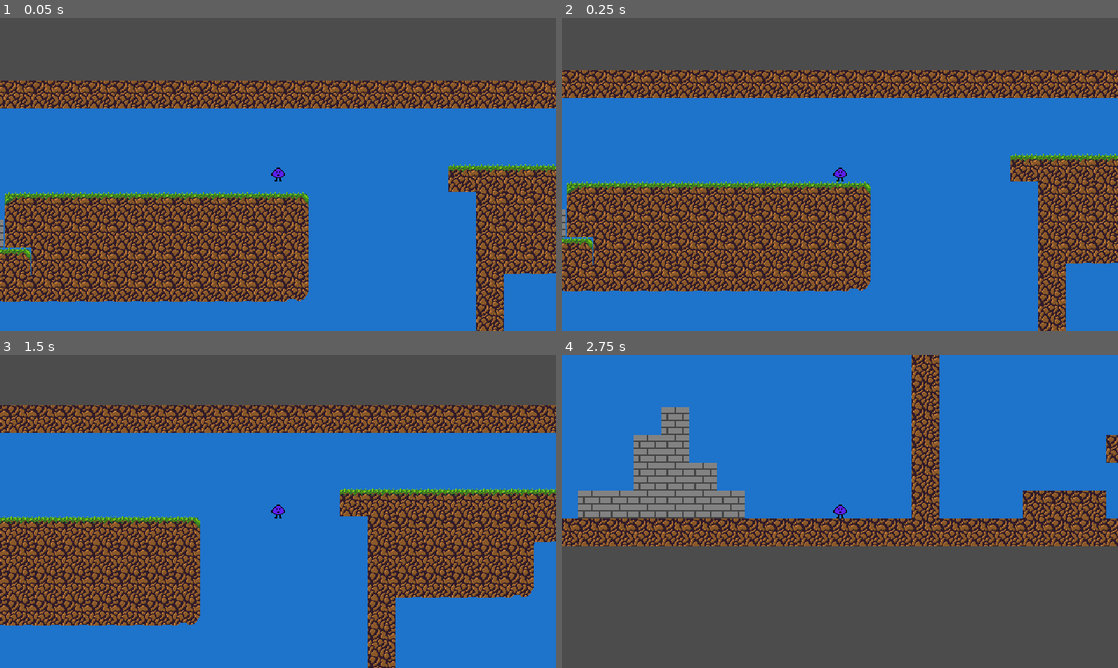
Above: before the commit, frames 1-4 (two rows, left to right).
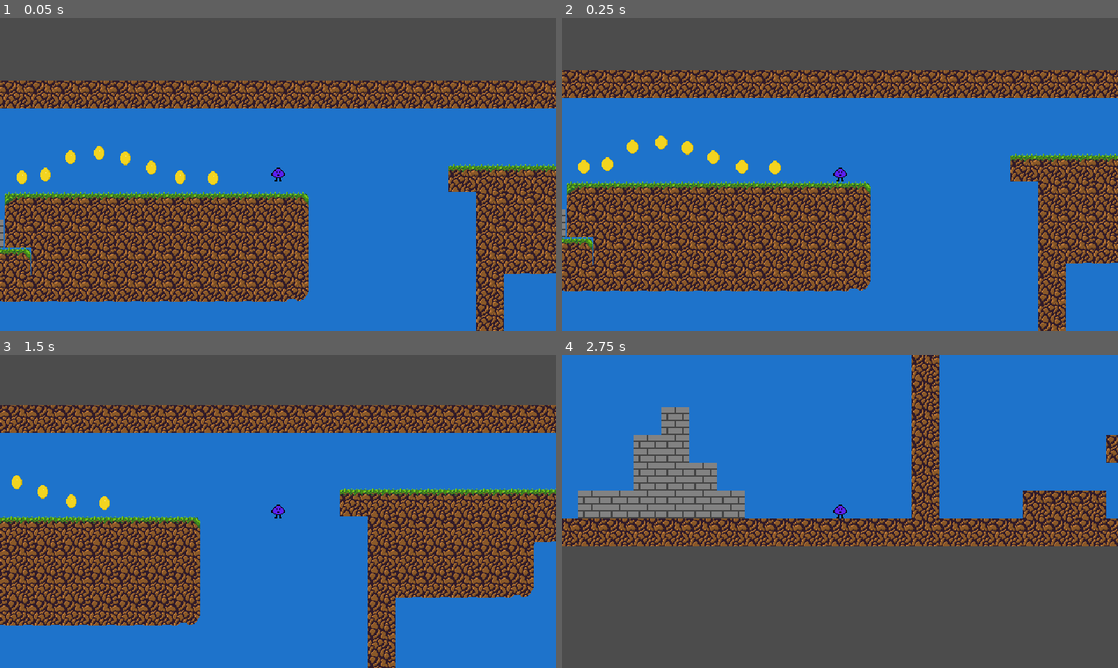
Above: after the commit, the same moments.

Repository: jonathanhirz/jumpa_godot
Game: Godot game, scene res://Scenes/Main.tscn
Two runs of this game, one before a commit and one after it. Both use one fixed random seed, a clock stepped at 60 frames per second and the inputs below. Before the commit the project starts from res://Main.tscn.
Inputs:
- Up to frame 1 (0.05 s): no input
- Up to frame 2 (0.25 s): no input
- Up to frame 3 (1.5 s): hold D (right) from 0.53 s (still down); tap Space (jump) at 0.77 s
- Up to frame 4 (2.75 s): tap Space (jump) at 1.52 s; release D (right) at 2.03 s; hold A (left) from 2.03 s (still down)

The runs differ from the first frame. In frame 1, 0.5% of the frame differs, in the area x 3-40%, y 40-54%; in frame 2, 0.6%, in the area x 2-40%, y 37-50%; in frame 3, 0.3%; in frame 4, nothing differs.

Commit message:
0.0.2 - added coins and sound. and organized

Diff:
--- /dev/null
+++ b/project/Code/Coin.gd
@@ -0,0 +1,12 @@
+extends Area2D
+
+var sound
+
+func _ready():
+	sound = $Sound
+
+
+func _on_Coin_body_entered( body ):
+	sound.play()
+	$AnimatedSprite.play("Collect")
+	$CollisionShape2D.disabled = true
--- a/project/GroundTiles.tres
+++ b/project/GFX/Tilesets/GroundTiles.tres
@@ -1,6 +1,7 @@
 [gd_resource type="TileSet" load_steps=3 format=2]
 
-[ext_resource path="res://TileSheet.png" type="Texture" id=1]
+[ext_resource path="res://GFX/Tilesets/TileSheet.png" type="Texture" id=1]
+
 
 [sub_resource type="RectangleShape2D" id=1]
 
--- /dev/null
+++ b/project/Scenes/Coin.tscn
@@ -0,0 +1,71 @@
+[gd_scene load_steps=13 format=2]
+
+[ext_resource path="res://Code/Coin.gd" type="Script" id=1]
+[ext_resource path="res://GFX/Coin/coin_0.png" type="Texture" id=2]
+[ext_resource path="res://GFX/Coin/coin_1.png" type="Texture" id=3]
+[ext_resource path="res://GFX/Coin/coin_2.png" type="Texture" id=4]
+[ext_resource path="res://GFX/Coin/coin_3.png" type="Texture" id=5]
+[ext_resource path="res://GFX/Coin/coin_4.png" type="Texture" id=6]
+[ext_resource path="res://GFX/Coin/coin_5.png" type="Texture" id=7]
+[ext_resource path="res://GFX/Coin/coin_6.png" type="Texture" id=8]
+[ext_resource path="res://GFX/Coin/coin_7.png" type="Texture" id=9]
+[ext_resource path="res://Audio/Coin.wav" type="AudioStream" id=10]
+
+
+
+[sub_resource type="SpriteFrames" id=1]
+
+animations = [ {
+"frames": [ ExtResource( 2 ), ExtResource( 3 ), ExtResource( 4 ), ExtResource( 5 ) ],
+"loop": true,
+"name": "Spin",
+"speed": 6.0
+}, {
+"frames": [ ExtResource( 6 ), ExtResource( 7 ), ExtResource( 8 ), ExtResource( 9 ) ],
+"loop": false,
+"name": "Collect",
+"speed": 5.0
+} ]
+
+[sub_resource type="RectangleShape2D" id=2]
+
+custom_solver_bias = 0.0
+extents = Vector2( 5, 8 )
+
+[node name="Coin" type="Area2D"]
+
+input_pickable = true
+gravity_vec = Vector2( 0, 1 )
+gravity = 98.0
+linear_damp = 0.1
+angular_damp = 1.0
+audio_bus_override = false
+audio_bus_name = "Master"
+script = ExtResource( 1 )
+
+[node name="AnimatedSprite" type="AnimatedSprite" parent="." index="0"]
+
+frames = SubResource( 1 )
+animation = "Spin"
+frame = 3
+playing = true
+
+[node name="CollisionShape2D" type="CollisionShape2D" parent="." index="1"]
+
+visible = false
+shape = SubResource( 2 )
+__meta__ = {
+"_edit_group_": true
+}
+
+[node name="Sound" type="AudioStreamPlayer2D" parent="." index="2"]
+
+stream = ExtResource( 10 )
+volume_db = 0.0
+autoplay = false
+max_distance = 2000.0
+attenuation = 1.0
+bus = "Master"
+area_mask = 1
+
+[connection signal="body_entered" from="." to="." method="_on_Coin_body_entered"]
--- a/project/Main.tscn
+++ b/project/Scenes/Main.tscn
@@ -1,8 +1,9 @@
-[gd_scene load_steps=4 format=2]
+[gd_scene load_steps=5 format=2]
 
-[ext_resource path="res://Main.gd" type="Script" id=1]
-[ext_resource path="res://GroundTiles.tres" type="TileSet" id=2]
-[ext_resource path="res://Player.tscn" type="PackedScene" id=3]
+[ext_resource path="res://Code/Main.gd" type="Script" id=1]
+[ext_resource path="res://GFX/Tilesets/GroundTiles.tres" type="TileSet" id=2]
+[ext_resource path="res://Scenes/Player.tscn" type="PackedScene" id=3]
+[ext_resource path="res://Scenes/Coin.tscn" type="PackedScene" id=4]
 
 [node name="Main" type="Node" index="0"]
 
@@ -85,3 +86,59 @@
 editor_draw_limits = false
 editor_draw_drag_margin = false
 _sections_unfolded = [ "Smoothing" ]
+
+[node name="Coins" type="Node2D" parent="." index="3"]
+
+editor/display_folded = true
+
+[node name="Coin" parent="Coins" index="0" instance=ExtResource( 4 )]
+
+position = Vector2( 625.532, 112.486 )
+
+[node name="Coin2" parent="Coins" index="1" instance=ExtResource( 4 )]
+
+position = Vector2( 587, 111 )
+
+[node name="Coin3" parent="Coins" index="2" instance=ExtResource( 4 )]
+
+position = Vector2( 554, 100 )
+
+[node name="Coin4" parent="Coins" index="3" instance=ExtResource( 4 )]
+
+position = Vector2( 524, 89 )
+
+[node name="Coin5" parent="Coins" index="4" instance=ExtResource( 4 )]
+
+position = Vector2( 494, 83 )
+
+[node name="Coin6" parent="Coins" index="5" instance=ExtResource( 4 )]
+
+position = Vector2( 461, 88 )
+
+[node name="Coin7" parent="Coins" index="6" instance=ExtResource( 4 )]
+
+position = Vector2( 432, 108 )
+
+[node name="Coin8" parent="Coins" index="7" instance=ExtResource( 4 )]
+
+position = Vector2( 405, 111 )
+
+[node name="Coin9" parent="Coins" index="8" instance=ExtResource( 4 )]
+
+position = Vector2( 114, 203 )
+
+[node name="Coin10" parent="Coins" index="9" instance=ExtResource( 4 )]
+
+position = Vector2( 48, 121 )
+
+[node name="Coin11" parent="Coins" index="10" instance=ExtResource( 4 )]
+
+position = Vector2( 70, 120 )
+
+[node name="Coin12" parent="Coins" index="11" instance=ExtResource( 4 )]
+
+position = Vector2( 71, 146 )
+
+[node name="Coin13" parent="Coins" index="12" instance=ExtResource( 4 )]
+
+position = Vector2( 49, 148 )
--- a/project/Player.tscn
+++ b/project/Scenes/Player.tscn
@@ -1,7 +1,9 @@
 [gd_scene load_steps=4 format=2]
 
-[ext_resource path="res://Player.gd" type="Script" id=1]
-[ext_resource path="res://guy.png" type="Texture" id=2]
+[ext_resource path="res://Code/Player.gd" type="Script" id=1]
+[ext_resource path="res://GFX/Player/guy.png" type="Texture" id=2]
+
+
 
 [sub_resource type="RectangleShape2D" id=1]
 
--- a/project/TileSheet.tscn
+++ b/project/Scenes/TileSheet.tscn
@@ -1,6 +1,7 @@
 [gd_scene load_steps=3 format=2]
 
-[ext_resource path="res://TileSheet.png" type="Texture" id=1]
+[ext_resource path="res://GFX/Tilesets/TileSheet.png" type="Texture" id=1]
+
 
 [sub_resource type="RectangleShape2D" id=1]
 
--- a/project/project.godot
+++ b/project/project.godot
@@ -11,7 +11,7 @@
 [application]
 
 config/name="jumpa"
-run/main_scene="res://Main.tscn"
+run/main_scene="res://Scenes/Main.tscn"
 config/icon="res://icon.png"
 
 [display]
Not shown, added: project/Audio/Coin.wav.import
Renamed: project/Main.gd -> project/Code/Main.gd
Renamed: project/Player.gd -> project/Code/Player.gd
Binary file added: project/GFX/Coin/coin_0.png
Not shown, added: project/GFX/Coin/coin_0.png.import
Binary file added: project/GFX/Coin/coin_1.png
Not shown, added: project/GFX/Coin/coin_1.png.import
Binary file added: project/GFX/Coin/coin_2.png
Not shown, changed: project/GFX/Coin/coin_2.png.import
Binary file added: project/GFX/Coin/coin_3.png
Not shown, added: project/GFX/Coin/coin_3.png.import
Binary file added: project/GFX/Coin/coin_4.png
(and 14 more such lines)
